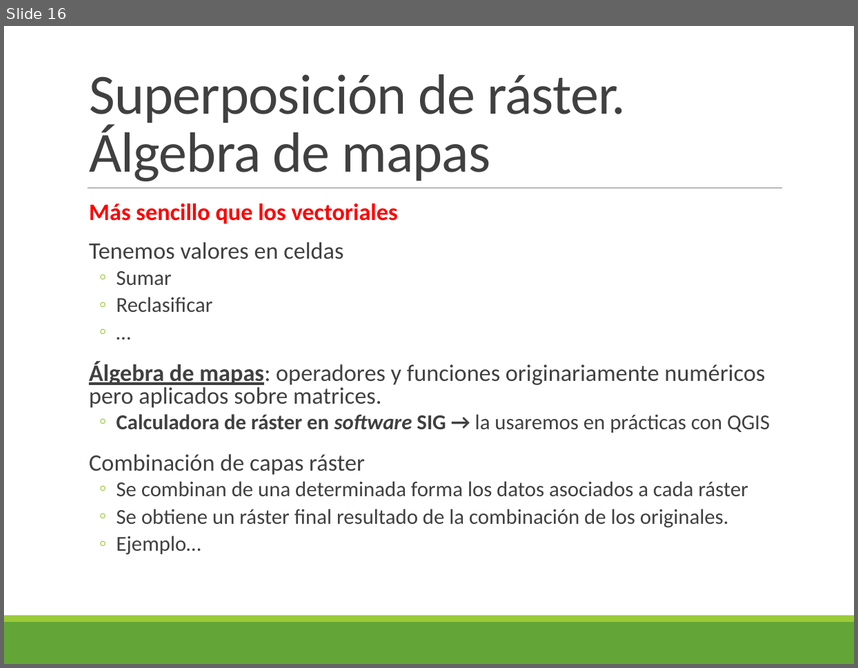
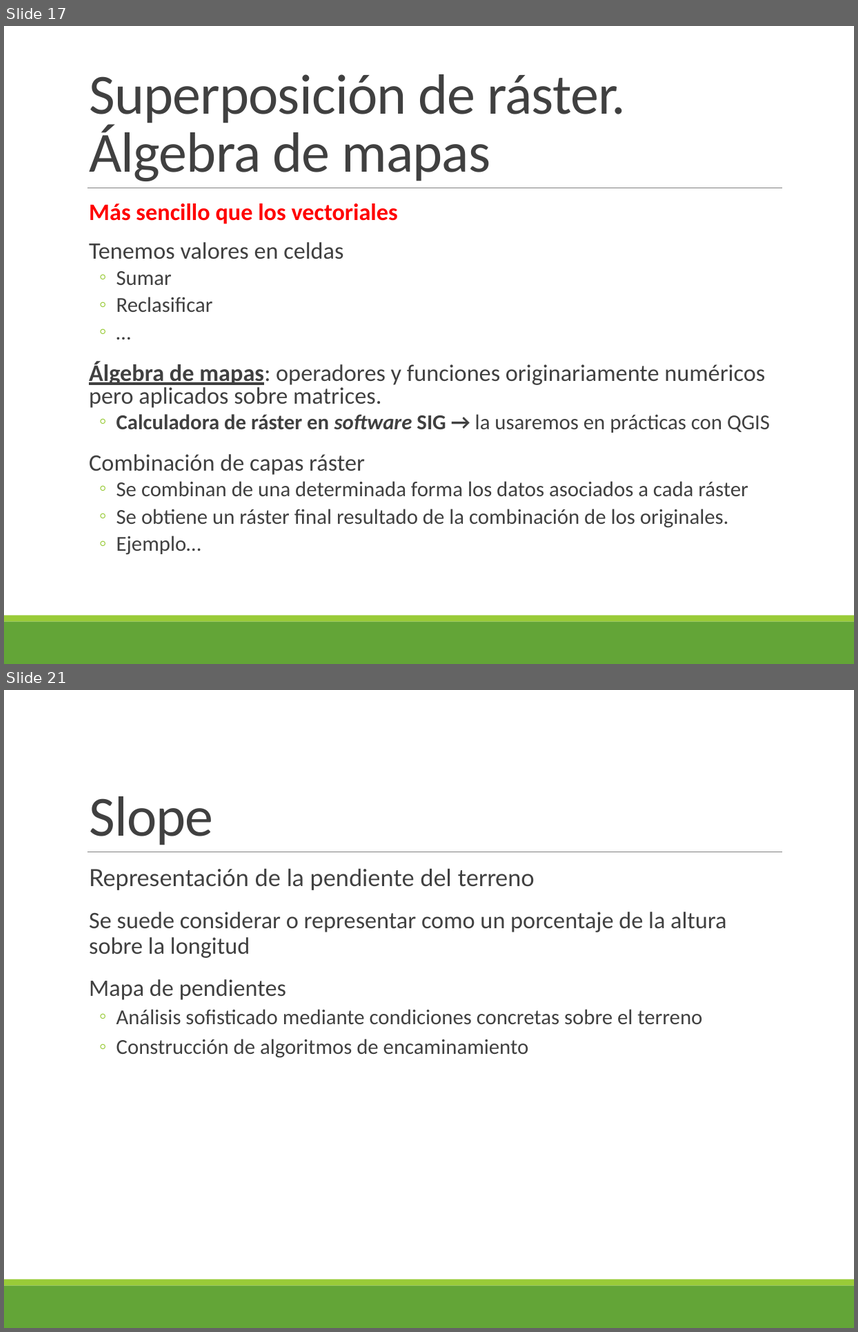
Before and after one commit to alonso-bh/SIG, a slide deck: T5/Tema 5.pptx. Shown one above the other, each under a label of ours: slide 16 before the commit, slides 17 and 21 after it; the slides between them are not shown. The pictures are 858x668 and 858x1332 pixels, drawn with LibreOffice and Linux fonts; fonts in the diff are those of the drawing. Boxes give left, top, right and bottom in pixels: in the first picture for what was removed or moved away, otherwise in the second. Text is boxed around its words. In the diff, an @@ line names an element or a change of style, - is before the commit and + after.

```diff
--- a/T5/Tema 5.pptx
+++ b/T5/Tema 5.pptx
@@ slide 21 added at <box>4,690,854,1328</box>, background #FFFFFF; not listed: 3 template elements that a slide beside it also shows @@
@@ title added at <box>89,796,213,845</box>, 48 pt, text #404040 @@
+Slope
@@ text added at <box>89,868,726,1058</box>, 20 pt, text #404040 @@
+  Representación de la pendiente del terreno
+  Se suede considerar o representar como un porcentaje de la altura sobre la longitud
+  Mapa de pendientes
+  ◦ Análisis sofisticado mediante condiciones concretas sobre el terreno
+  ◦ Construcción de algoritmos de encaminamiento
@@ what was slide 16 is now slide 17 @@
```
Also in this commit, not shown: 7 slides changed, 20 other slides added, 36 other files.
